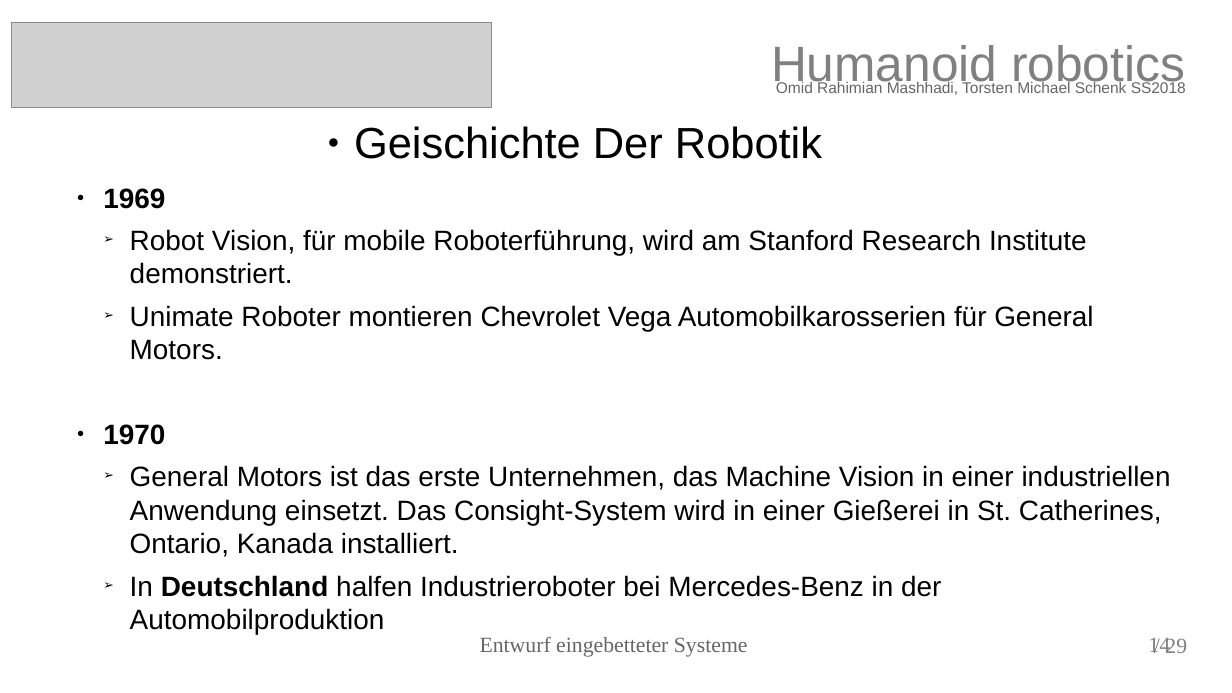
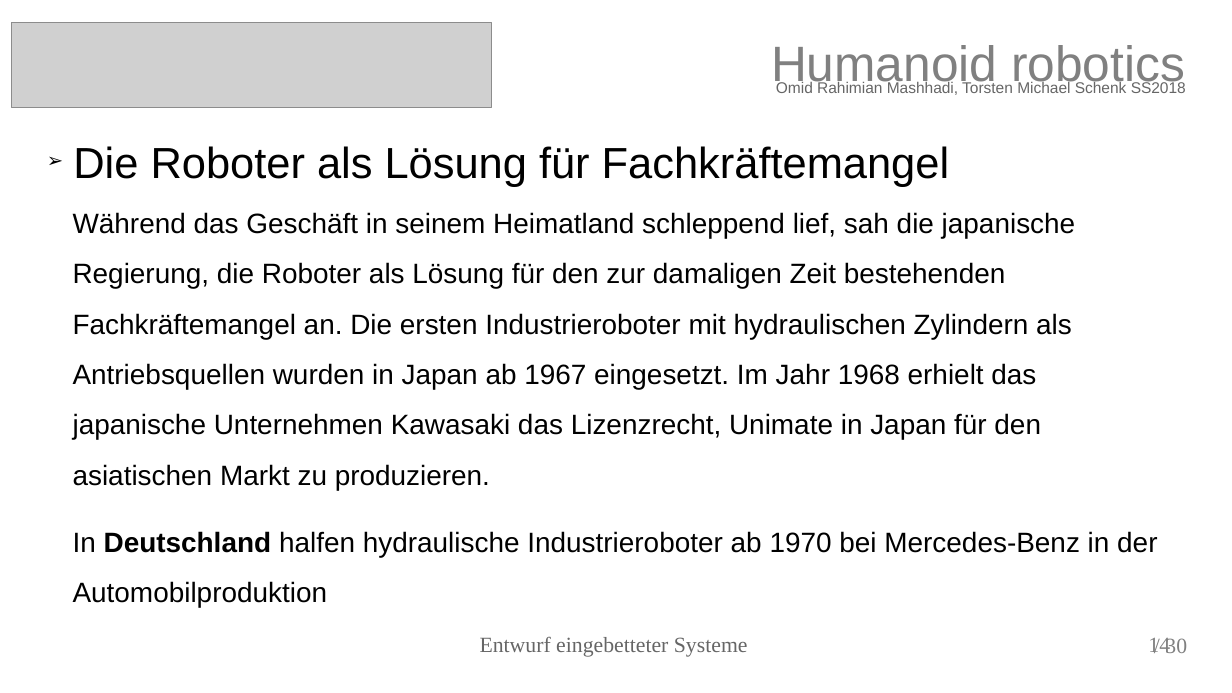
Before and after one commit to torstenschenk/beuth-avatar-ss2018, a slide deck: slide 14 of Presentation/HumanoidRobotic.odp. Drawn at 1232x693 pixels with LibreOffice and Linux fonts; fonts in the diff are those of the drawing; grey boxes stand for pictures. Boxes give left, top, right and bottom in pixels: in the first picture for what was removed or moved away, otherwise in the second. Text is boxed around its words. In the diff, an @@ line names an element or a change of style, - is before the commit and + after.

```diff
--- a/Presentation/HumanoidRobotic.odp
+++ b/Presentation/HumanoidRobotic.odp
@@ text added at <box>73,146,949,187</box>, 28 pt, text #000000 @@
+➢ Die Roboter als Lösung für Fachkräftemangel
@@ text removed at <box>354,126,822,159</box> @@
-● Geischichte Der Robotik
@@ text at <box>73,212,1157,557</box>: text changed @@
-● 1969
-  ➢ Robot Vision, für mobile Roboterführung, wird am Stanford Research Institute demonstriert.
-  ➢ Unimate Roboter montieren Chevrolet Vega Automobilkarosserien für General Motors.
-● 1970
-  ➢ General Motors ist das erste Unternehmen, das Machine Vision in einer industriellen Anwendung einsetzt. Das Consight-System wird in einer Gießerei in St. Catherines, Ontario, Kanada installiert.
-  ➢ In Deutschland halfen Industrieroboter bei Mercedes-Benz in der Automobilproduktion
+Während das Geschäft in seinem Heimatland schleppend lief, sah die japanische Regierung, die Roboter als Lösung für den zur damaligen Zeit bestehenden Fachkräftemangel an. Die ersten Industrieroboter mit hydraulischen Zylindern als Antriebsquellen wurden in Japan ab 1967 eingesetzt. Im Jahr 1968 erhielt das japanische Unternehmen Kawasaki das Lizenzrecht, Unimate in Japan für den asiatischen Markt zu produzieren.
+In Deutschland halfen hydraulische Industrieroboter ab 1970 bei Mercedes-Benz in der Automobilproduktion
@@ text at <box>1165,638,1187,653</box>: text changed @@
-/ 29
+/ 30
```
Also in this commit, not shown: 26 other slides changed, 2 slides added, 1 slide removed, 8 other files.
